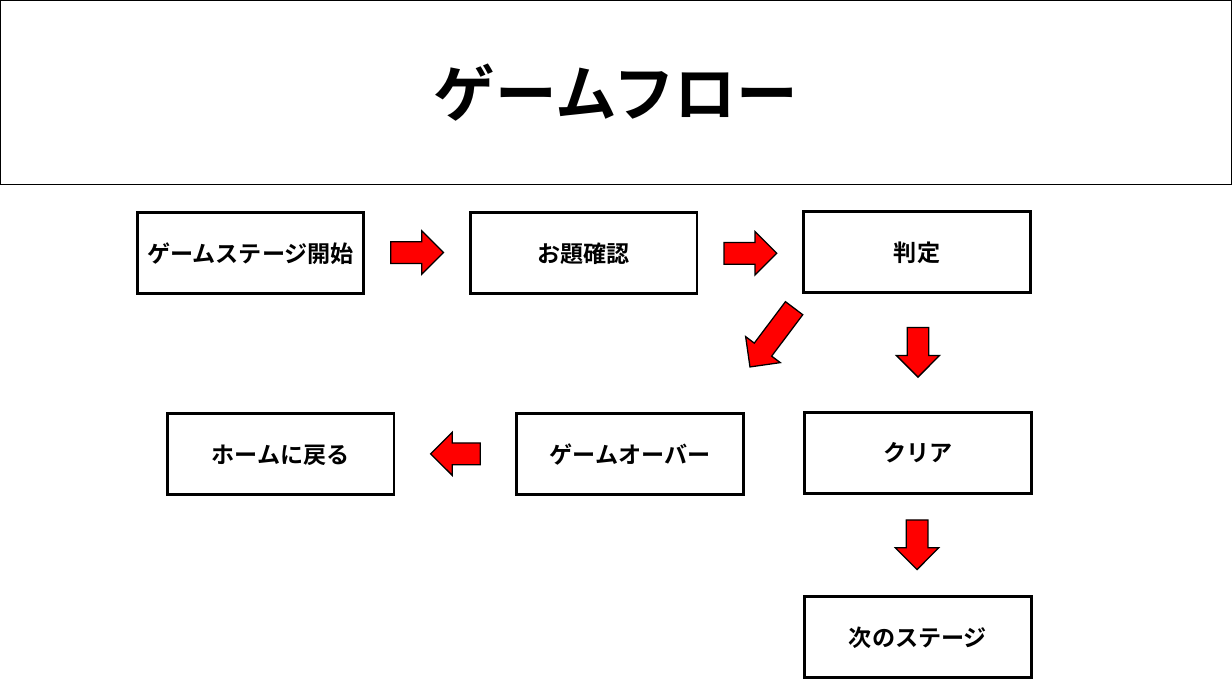
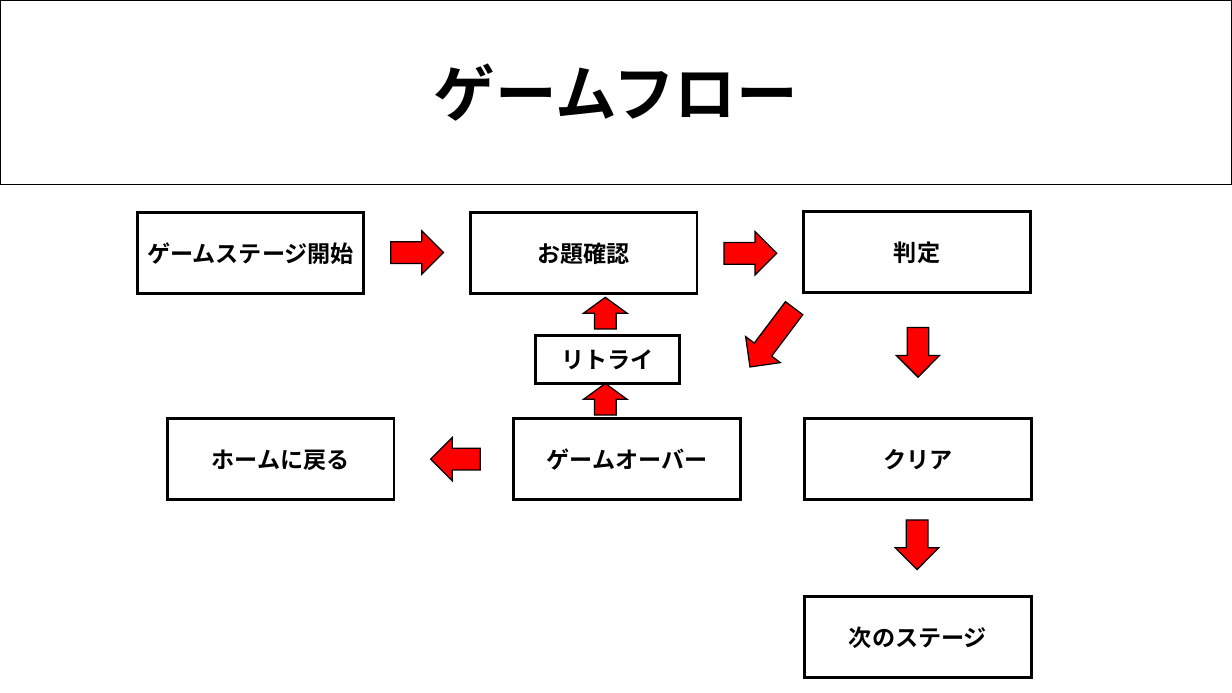
Before and after one commit to 2025Game/12Yamamoto, a slide deck: slide 11 of 3DLV3/Plam/雨粒を使って描く.pptx (slide 9 before the commit). Drawn at 1232x693 pixels with LibreOffice and Linux fonts; fonts in the diff are those of the drawing. Boxes give left, top, right and bottom in pixels: in the first picture for what was removed or moved away, otherwise in the second. Text is boxed around its words. In the diff, an @@ line names an element or a change of style, - is before the commit and + after.

```diff
--- a/3DLV3/Plam/雨粒を使って描く.pptx
+++ b/3DLV3/Plam/雨粒を使って描く.pptx
@@ right arrow added at (584, 297, 627, 329), fill #FF0000, outline #000000 1 pt @@
@@ rectangle added at (536, 335, 680, 384), fill #FFFFFF, outline #000000 2.25 pt, 18 pt, text #000000, bold @@
+リトライ
@@ right arrow added at (584, 384, 627, 415), fill #FF0000, outline #000000 1 pt @@
@@ rectangle "ゲームオーバー": place and size @@
-rectangle "ゲームオーバー" at (517, 413, 743, 494)
+rectangle "ゲームオーバー" at (514, 419, 740, 500)
@@ 2 rectangles, 1 right arrow: place and size @@
-2 rectangles, 1 right arrow at (167, 412, 1031, 495)
+2 rectangles, 1 right arrow at (167, 419, 1031, 500)
```
Also in this commit, not shown: 10 other slides changed, 3 slides added, 1 slide removed, 11 other files.
